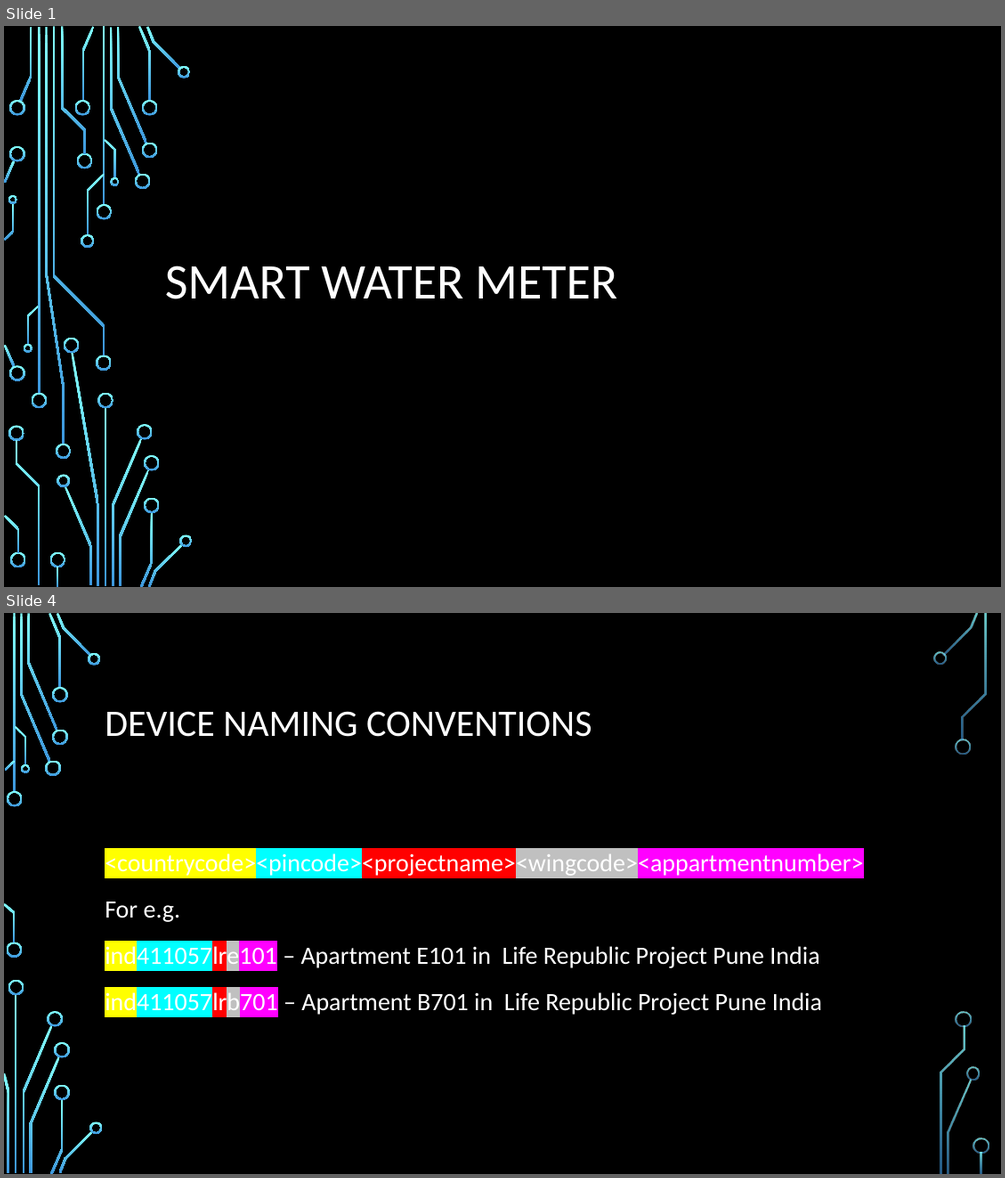
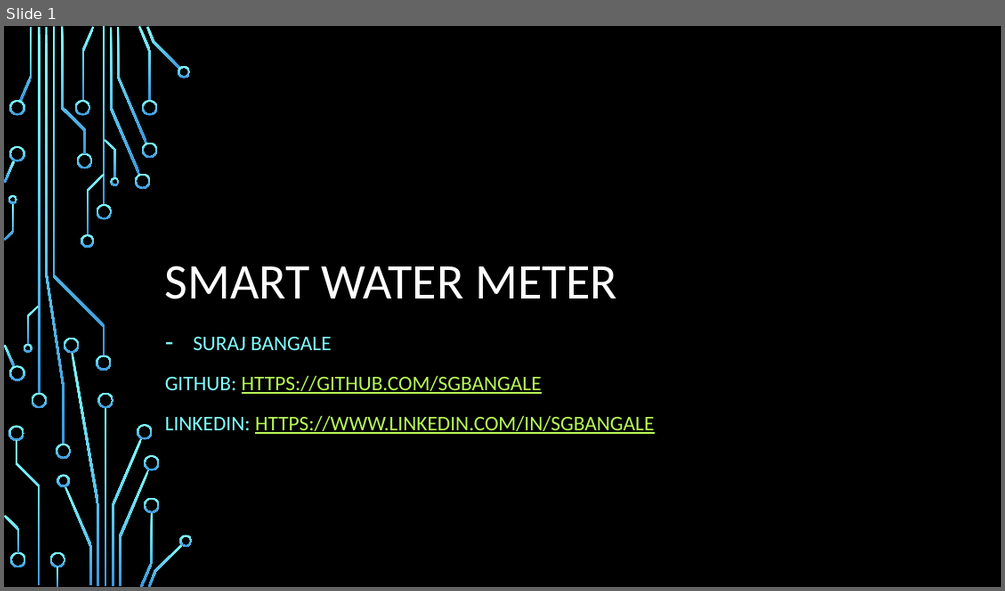
Before and after one commit to sgbangale/iot-swmsb, a slide deck: documents/Smart Water Meter.pptm. Shown one above the other, each under a label of ours: slides 1 and 4 before the commit, slide 1 after it; the slides between them are not shown. The pictures are 1005x1178 and 1005x591 pixels, drawn with LibreOffice and Linux fonts; fonts in the diff are those of the drawing; background and template pictures are left out. Boxes give left, top, right and bottom in pixels: in the first picture for what was removed or moved away, otherwise in the second. Text is boxed around its words. In the diff, an @@ line names an element or a change of style, - is before the commit and + after.

```diff
--- a/documents/Smart Water Meter.pptm
+++ b/documents/Smart Water Meter.pptm
@@ slide 4 removed at [4,613,1001,1174], background picture (left out) @@
@@ title removed at [105,711,591,737] @@
-DEVICE NAMING CONVENTIONS
@@ text removed at [105,851,863,1016] @@
-<countrycode><pincode><projectname><wingcode><appartmentnumber>
-For e.g.
-ind411057lre101 – Apartment E101 in Life Republic Project Pune India
-ind411057lrb701 – Apartment B701 in Life Republic Project Pune India
@@ group removed at [4,613,989,1174]: 33 freeform shapes, 3 rectangles @@
@@ slide 1 changed as well @@
@@ subtitle added at [165,337,654,434], 20 pt, text #B8FA56, underline @@
+– SURAJ BANGALE
+GITHUB: HTTPS://GITHUB.COM/SGBANGALE
+LINKEDIN: HTTPS://WWW.LINKEDIN.COM/IN/SGBANGALE
```
Also in this commit, not shown: 1 other slide changed, 6 slides added, 1 other slide removed.
